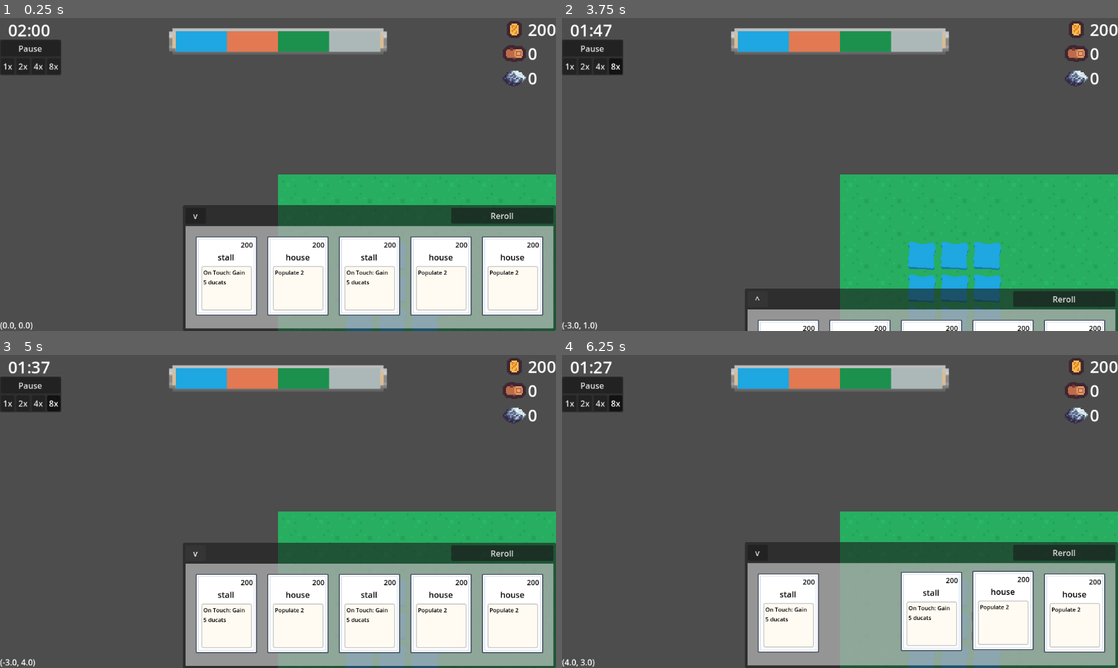
Above: before the commit, frames 1-4 (two rows, left to right).
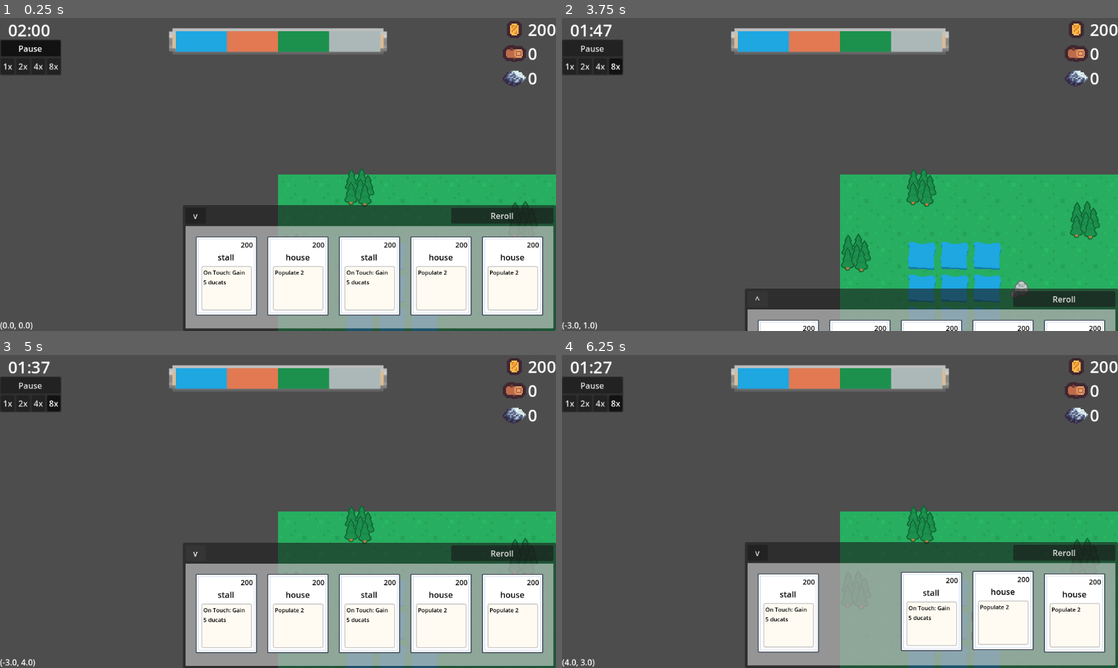
Above: after the commit, the same moments.

Repository: KieranGliver/first-to-bleed
Game: Godot game, scene res://scenes/gm.tscn
Same seed, same stepped clock (60 frames per second), same inputs: the game is played once before the commit and once after it. This scene is started directly instead of the project's main scene.
Inputs (mouse positions are in pixels of both pictures, inside the frame that each line leads up to):
- Up to frame 1 (0.25 s): no input
- Up to frame 2 (3.75 s): click "1x" at 0.5 s; click "2x" at 1.25 s; click "4x" at 2 s; click "8x" at 2.75 s; click "v" at 3.5 s
- Up to frame 3 (5 s): click "^" at 4.25 s
- Up to frame 4 (6.25 s): drag from (789, 614) to (928, 614) at 5.02 s; drag from (862, 611) to (1001, 611) at 5.77 s

The runs differ from the first frame. In frame 1, 0.5% of the frame differs, in the area x 3-97%, y 8-70%; in frame 2, 1.4%, in the area x 50-97%, y 48-90%; in frame 3, 0.5%; in frame 4, 0.5%.
Error in both runs: Attempt to call function 'list_dir_begin' in base 'null instance' on a null instance. (res://Scripts/Autoload/file_explorer.gd:8)

Commit message:
Fixed yeilds

Diff:
--- a/scenes/gm.tscn
+++ b/scenes/gm.tscn
@@ -591,6 +591,7 @@
 one_shot = true
 
 [node name="PanelContainer" type="PanelContainer" parent="CanvasLayer/BattleUI"]
+layout_mode = 0
 offset_top = 42.0
 offset_right = 116.0
 offset_bottom = 112.0
@@ -609,6 +610,7 @@
 layout_mode = 2
 focus_mode = 0
 toggle_mode = true
+button_pressed = true
 button_group = ExtResource("18_r6oyp")
 shortcut = SubResource("Shortcut_lgthh")
 text = "Pause"
--- a/scenes/yields/yield.tscn
+++ b/scenes/yields/yield.tscn
@@ -7,7 +7,7 @@
 script = ExtResource("1_risx0")
 
 [node name="Sprite2D" type="Sprite2D" parent="."]
-position = Vector2(0, -32)
+position = Vector2(32, 0)
 texture = ExtResource("2_jknse")
 hframes = 5
 vframes = 3
--- a/scripts/MapManager/map_initializer.gd
+++ b/scripts/MapManager/map_initializer.gd
@@ -41,7 +41,7 @@
 
 func generate_map(pattern: PatternNum) -> void:
 	upkeep()  # Clears and resets all map layers
-	terrain_patterns[pattern].initalize()
+	terrain_patterns[pattern].initialize()
 
 
 func _initialize_floor_map() -> void:
--- a/scripts/MapManager/map_manager.gd
+++ b/scripts/MapManager/map_manager.gd
@@ -82,6 +82,7 @@
 
 func spawn_yield(coords: Vector2, yield_name: String = 'yield') -> void:
 	if yield_map.keys().has(coords):
+		yield_map[coords].queue_free()
 		yield_map.erase(coords)
 	var tile_position: Vector2 = Vector2(coords) * TILE_SIZE
 	var yield_instance = map.yield_layer.spawn(self, tile_position, yield_name)
@@ -131,7 +132,7 @@
 
 
 func destroy_yield(y: Yield) -> void:
-	var coords = yield_map.keys().find(func (pos): return yield_map[pos] == y)
+	var coords = yield_map.keys().filter(func (pos): return yield_map[Vector2(float(pos.x), float(pos.y))] == y).pop_back()
 	yield_map.erase(coords)
 	y.queue_free()
 
--- a/scripts/MapManager/patterns/field.gd
+++ b/scripts/MapManager/patterns/field.gd
@@ -1,4 +1,13 @@
 extends Pattern
 
 func initialize():
-	pass
+	# Scatter a few yields randomly
+	for i in range(10):
+		var rx = randi_range(0, map_manager.map_size.x - 1)
+		var ry = randi_range(0, map_manager.map_size.y - 1)
+		map_manager.spawn_yield(Vector2i(rx, ry), "tree")
+
+	for i in range(10):
+		var rx = randi_range(0, map_manager.map_size.x - 1)
+		var ry = randi_range(0, map_manager.map_size.y - 1)
+		map_manager.spawn_yield(Vector2i(rx, ry), "ore")
--- a/scripts/pleb.gd
+++ b/scripts/pleb.gd
@@ -49,14 +49,15 @@
 				bounce_from_tile(next_tile, cur_tile, velocity)
 				return
 
-			var yield_on_tile = map_manager.yield_map.has(next_tile)
+			var yield_on_tile = map_manager.yield_map.has(Vector2(float(next_tile.x), float(next_tile.y)))
 
 			if yield_on_tile:
 				bounce_from_tile(next_tile, cur_tile, velocity)
-				var y = map_manager.yield_map[next_tile]
-				y._on_attack(self)
-				if active_effects.has(Data.EffectName.EXPLOIT):
+				var y = map_manager.yield_map[Vector2(float(next_tile.x), float(next_tile.y))]
+				if y:
 					y._on_attack(self)
+					if active_effects.has(Data.EffectName.EXPLOIT):
+						y._on_attack(self)
 				return
 
 			var building_on_tile = map_manager.building_map.has(next_tile)
--- a/scripts/ui/popup_manager.gd
+++ b/scripts/ui/popup_manager.gd
@@ -28,7 +28,7 @@
 			else:
 				timer.paused = true
 
-		if popup:
+		if popup and hover_building:
 			var zoom_factor = gm.get_viewport().get_camera_2d().zoom
 
 			var screen_pos = get_viewport().canvas_transform * (hover_building.position + Vector2(32, 32)) + OFFSET * zoom_factor
--- a/scripts/yield.gd
+++ b/scripts/yield.gd
@@ -24,12 +24,12 @@
 	if current_health <= 0:
 		map_manager.destroy_yield(self)
 
-func _on_attack(_pleb: Node) -> void:
+func _on_attack(pleb: Node) -> void:
 	var i = max_health - current_health
 	if gold.size() > i:
-		gm.add_ducats(gold[i])
+		gm.add_ducats(gold[i], pleb.team)
 	if wood.size() > i:
-		gm.add_wood(wood[i])
+		gm.add_wood(wood[i], pleb.team)
 	if stone.size() > i:
-		gm.add_wood(stone[i])
+		gm.add_stone(stone[i], pleb.team)
 	take_damage()
